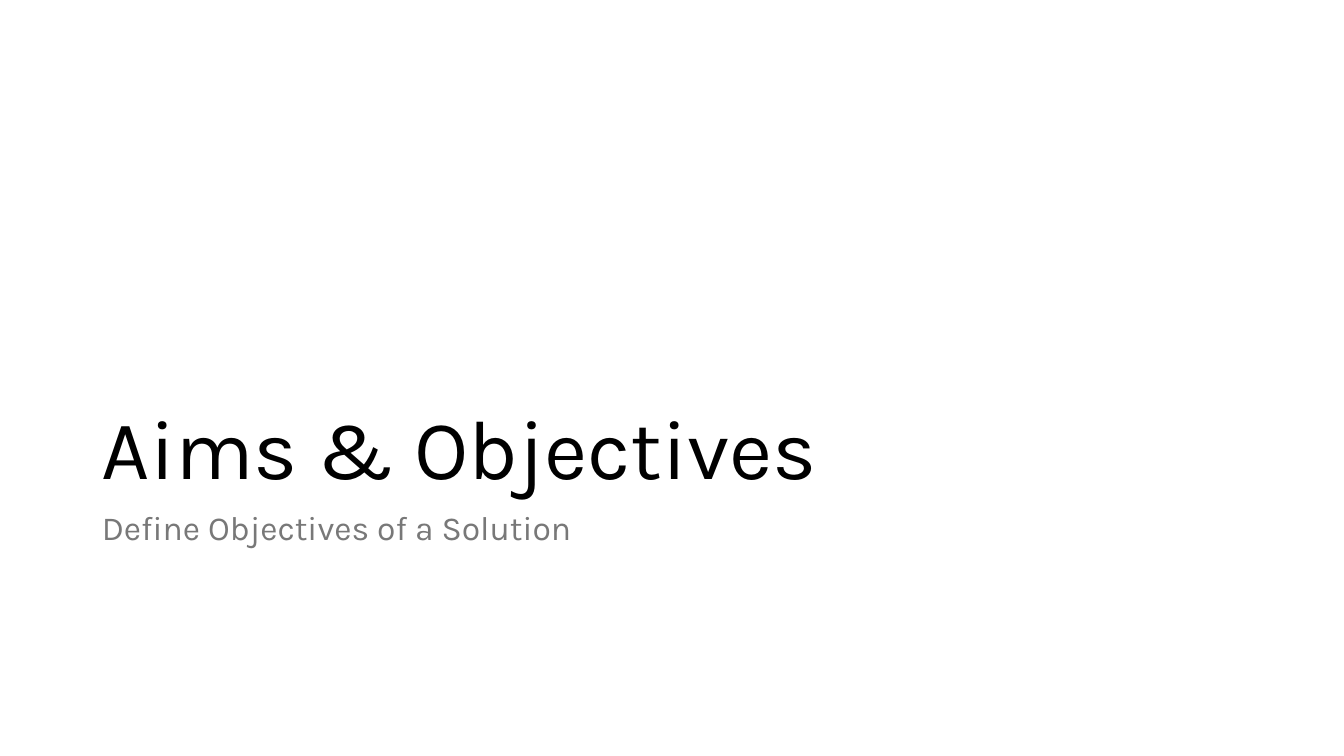
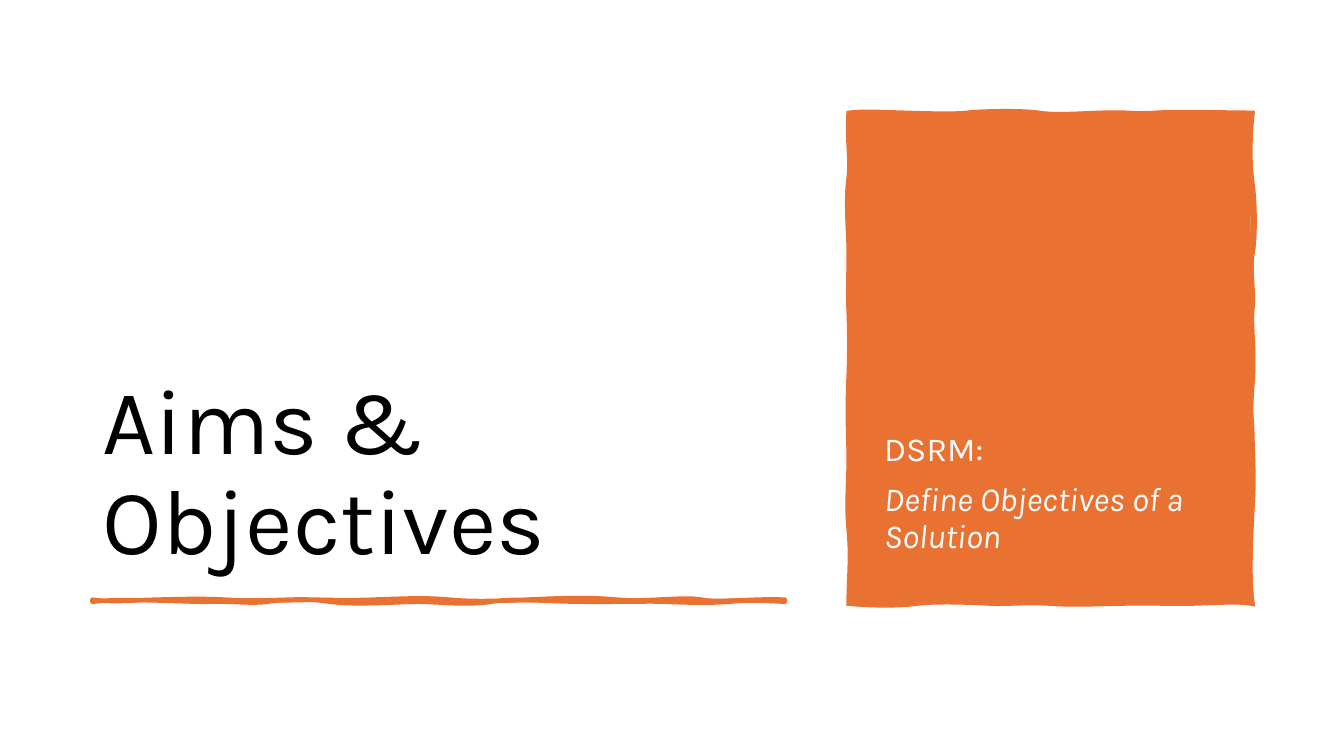
Before and after one commit to MCollins87/MScProject, a slide deck: slide 8 of Presentation/Presentation_v2.pptx (slide 7 before the commit). Drawn at 1344x756 pixels with LibreOffice and Linux fonts; fonts in the diff are those of the drawing. Boxes give left, top, right and bottom in pixels: in the first picture for what was removed or moved away, otherwise in the second. Text is boxed around its words. In the diff, an @@ line names an element or a change of style, - is before the commit and + after.

```diff
--- a/Presentation/Presentation_v2.pptx
+++ b/Presentation/Presentation_v2.pptx
@@ freeform shape added at (x1=850, y1=114, x2=1252, y2=603), fill #E97132, outline #E97132 4.5 pt @@
@@ title "Aims & Objectives" moved from (x1=102, y1=421, x2=817, y2=499) to (x1=102, y1=390, x2=545, y2=575) @@
@@ title "Aims & Objectives" at (x1=102, y1=390, x2=545, y2=575): size 60 to 66 pt @@
@@ text "DSRM:" moved from (x1=102, y1=517, x2=572, y2=548) to (x1=884, y1=439, x2=1183, y2=549) @@
@@ text "DSRM:" at (x1=884, y1=439, x2=1183, y2=549): vertical alignment top to bottom @@
@@ text at (x1=884, y1=439, x2=983, y2=462): paragraph added @@
+DSRM:
@@ text at (x1=884, y1=488, x2=1183, y2=549): text colour #797979 to #FFFFFF, italic on in "Define Objectives of a Solution" @@
@@ freeform shape added at (x1=93, y1=600, x2=785, y2=602), fill #E97132, outline #E97132 3.25 pt @@
```
Also in this commit, not shown: 24 other slides changed, 3 slides added, 1 slide removed, 1 other file.
